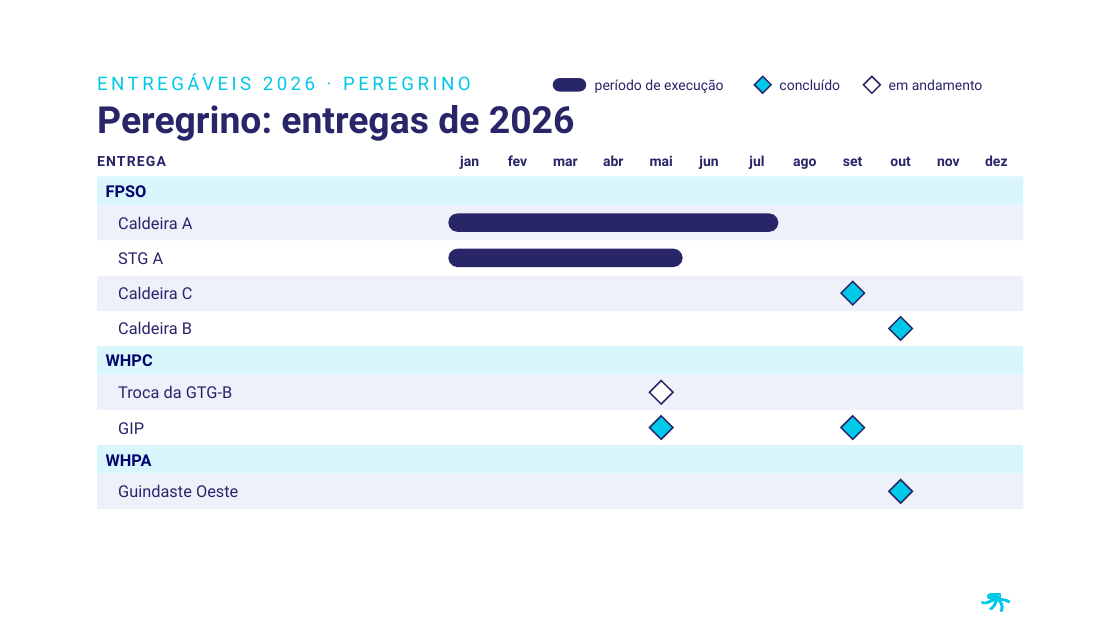
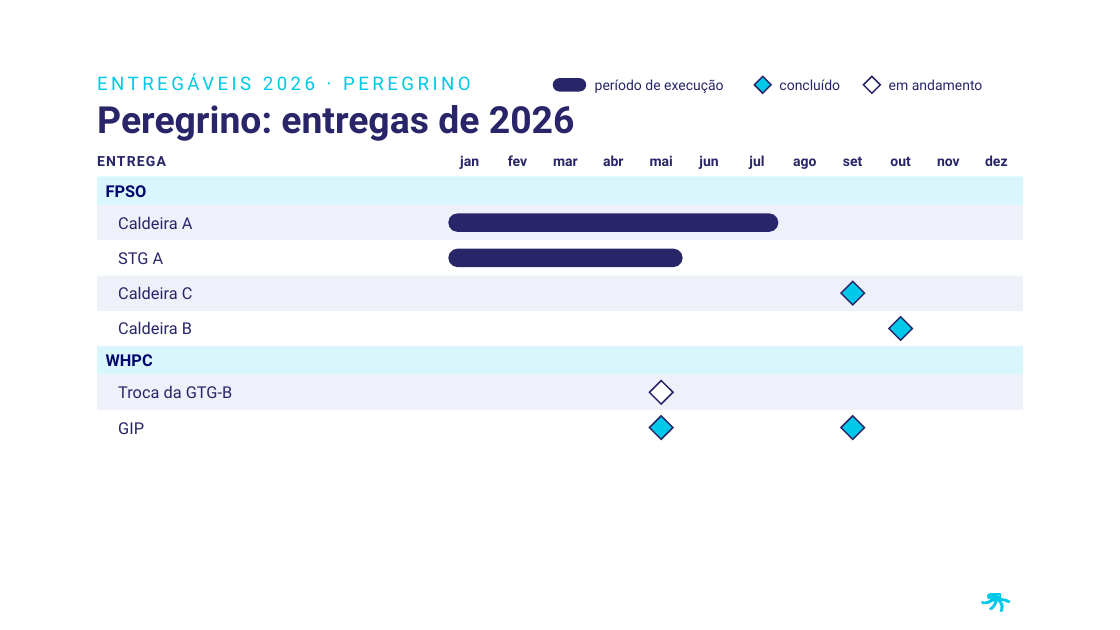
Before and after one commit to LucasRibaas/Planejamento, a slide deck: slide 7 of Investor_Day_PRIO_2026.pptx. Drawn at 1120x630 pixels with LibreOffice and Linux fonts; fonts in the diff are those of the drawing; background and template pictures are left out. Boxes give left, top, right and bottom in pixels: in the first picture for what was removed or moved away, otherwise in the second. Text is boxed around its words. In the diff, an @@ line names an element or a change of style, - is before the commit and + after.

```diff
--- a/Investor_Day_PRIO_2026.pptx
+++ b/Investor_Day_PRIO_2026.pptx
@@ rectangle removed at (97,445,1023,474) @@
@@ rectangle removed at (97,474,1023,509) @@
@@ text removed at (106,454,152,466) @@
-WHPA
@@ text removed at (118,484,238,497) @@
-Guindaste Oeste
@@ diamond removed at (889,480,912,503) @@
```
